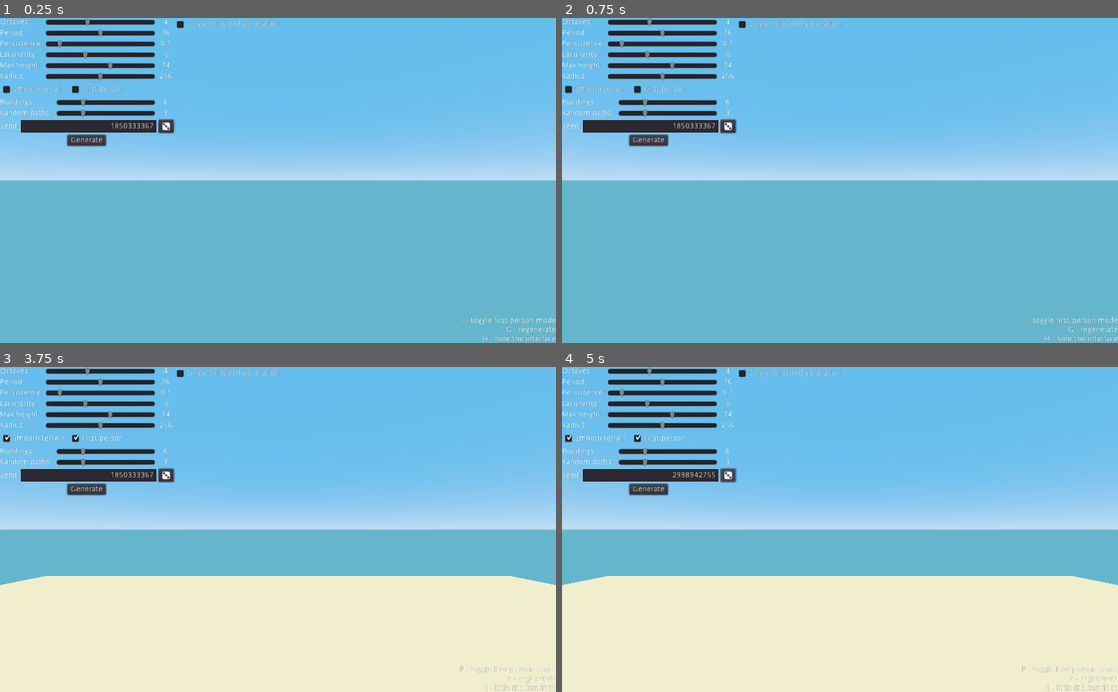
Above: before the commit, frames 1-4 (two rows, left to right).
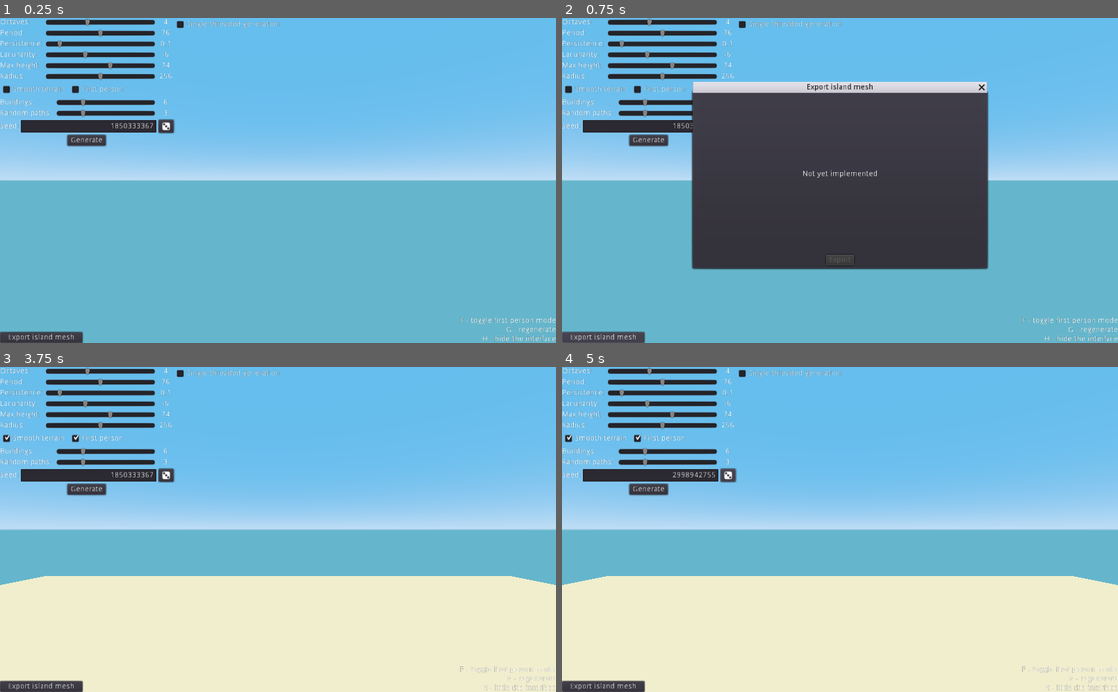
Above: after the commit, the same moments.

Repository: dewolen/PJ21-Island-generator
Game: Godot game, scene res://scenes/Main.tscn
Same seed, same stepped clock (60 frames per second), same inputs: the game is played once before the commit and once after it.
Inputs (mouse positions are in pixels of both pictures, inside the frame that each line leads up to):
- Up to frame 1 (0.25 s): no input
- Up to frame 2 (0.75 s): click (600, 336) at 0.5 s, where only the run after the commit has a clickable "Export island mesh"
- Up to frame 3 (3.75 s): click "Single threaded generation" at 1.25 s; click "Single threaded generation" at 2 s; click "Smooth terrain" at 2.75 s; click "First person" at 3.5 s
- Up to frame 4 (5 s): click (728, 474) at 4.25 s

The runs differ from the first frame. In frame 1, 0.5% of the frame differs, in the area x 0-15%, y 96-100%; in frame 2, 31%, in the area x 0-77%, y 19-100%; in frame 3, 0.5%; in frame 4, 0.6%.

Commit message:
Add mesh export popup and fix seed edit focus

Diff:
--- a/godot/scenes/GenerationProgress.tscn
+++ b/godot/scenes/GenerationProgress.tscn
@@ -22,9 +22,6 @@
 margin_right = 128.0
 margin_bottom = -64.0
 mouse_filter = 2
-__meta__ = {
-"_edit_use_anchors_": false
-}
 
 [node name="VBC" type="VBoxContainer" parent="PanelContainer"]
 margin_left = 7.0
--- /dev/null
+++ b/godot/scenes/IslandExporter.tscn
@@ -0,0 +1,42 @@
+[gd_scene load_steps=2 format=2]
+
+[ext_resource path="res://scripts/island_exporter.gd" type="Script" id=1]
+
+[node name="IslandExporter" type="WindowDialog"]
+visible = true
+anchor_left = 0.5
+anchor_top = 0.5
+anchor_right = 0.5
+anchor_bottom = 0.5
+margin_left = -271.0
+margin_top = -162.0
+margin_right = 271.0
+margin_bottom = 162.0
+window_title = "Export island mesh"
+script = ExtResource( 1 )
+
+[node name="VBC" type="VBoxContainer" parent="."]
+anchor_right = 1.0
+anchor_bottom = 1.0
+margin_left = 5.0
+margin_top = 5.0
+margin_right = -5.0
+margin_bottom = -5.0
+
+[node name="Label" type="Label" parent="VBC"]
+margin_top = 138.0
+margin_right = 532.0
+margin_bottom = 152.0
+size_flags_vertical = 6
+text = "Not yet implemented"
+align = 1
+
+[node name="ExportButton" type="Button" parent="VBC"]
+margin_left = 240.0
+margin_top = 294.0
+margin_right = 292.0
+margin_bottom = 314.0
+size_flags_horizontal = 6
+size_flags_vertical = 8
+disabled = true
+text = "Export"
--- a/godot/scenes/Main.tscn
+++ b/godot/scenes/Main.tscn
@@ -68,3 +68,5 @@
 disabled = true
 
 [connection signal="generation_finished" from="GenerationProgress" to="." method="_on_GenerationProgress_generation_finished" flags=3]
+[connection signal="mouse_captured" from="OrbitingCamera" to="SlidersContainer" method="_on_camera_mouse_captured"]
+[connection signal="mouse_captured" from="Player" to="SlidersContainer" method="_on_camera_mouse_captured"]
--- a/godot/scenes/ParametersInterface.tscn
+++ b/godot/scenes/ParametersInterface.tscn
@@ -1,7 +1,8 @@
-[gd_scene load_steps=3 format=2]
+[gd_scene load_steps=4 format=2]
 
 [ext_resource path="res://scripts/parameters_interface.gd" type="Script" id=1]
 [ext_resource path="res://icons/RandomNumberGenerator.svg" type="Texture" id=2]
+[ext_resource path="res://scenes/IslandExporter.tscn" type="PackedScene" id=3]
 
 [node name="ParametersInterface" type="Control"]
 anchor_right = 1.0
@@ -324,6 +325,7 @@
 margin_right = 288.0
 margin_bottom = 24.0
 hint_tooltip = "An integer number between 0 and 4,294,967,295"
+focus_mode = 1
 size_flags_horizontal = 3
 align = 2
 placeholder_text = "32-bit unsigned integer"
@@ -333,6 +335,7 @@
 margin_right = 320.0
 margin_bottom = 24.0
 hint_tooltip = "Randomize the seed"
+focus_mode = 0
 icon = ExtResource( 2 )
 
 [node name="HBC7" type="HBoxContainer" parent="SlidersContainer"]
@@ -370,11 +373,26 @@
 valign = 2
 
 [node name="ClickBlocker" type="Control" parent="."]
+visible = false
 margin_right = 522.0
 margin_bottom = 241.0
 __meta__ = {
 "_edit_use_anchors_": false
 }
+
+[node name="ExportMeshButton" type="Button" parent="."]
+anchor_top = 1.0
+anchor_bottom = 1.0
+margin_top = -20.0
+margin_right = 152.0
+focus_mode = 0
+text = "Export island mesh"
+
+[node name="IslandExporter" parent="ExportMeshButton" instance=ExtResource( 3 )]
+margin_left = 183.0
+margin_top = -445.0
+margin_right = 725.0
+margin_bottom = -121.0
 
 [connection signal="toggled" from="SlidersContainer/HBC8/SmoothTerrainCB" to="." method="_on_SmoothTerrainCB_toggled"]
 [connection signal="toggled" from="SlidersContainer/HBC8/FirstPersonCB" to="." method="_on_FirstPersonCB_toggled"]
@@ -382,3 +400,4 @@
 [connection signal="pressed" from="SlidersContainer/HBC11/RandomizeSeedButton" to="." method="_on_RandomizeSeedButton_pressed"]
 [connection signal="pressed" from="SlidersContainer/HBC7/GenerateButton" to="." method="_on_GenerateButton_pressed"]
 [connection signal="toggled" from="SingleThreadCB" to="." method="_on_SingleThreadCB_toggled"]
+[connection signal="pressed" from="ExportMeshButton" to="." method="_on_ExportMeshButton_pressed"]
--- a/godot/scripts/camera.gd
+++ b/godot/scripts/camera.gd
@@ -2,6 +2,7 @@
 
 
 signal camera_moved(new_pos)
+signal mouse_captured
 
 export var camera_distance := 0.0 setget _set_camera_distance
 export var freecam := false setget _set_freecam
@@ -88,6 +89,7 @@
 			BUTTON_LEFT:
 				if event.pressed:
 					Input.set_mouse_mode(Input.MOUSE_MODE_CAPTURED)
+					emit_signal("mouse_captured")
 				else: # BUTTON_LEFT released
 					Input.set_mouse_mode(Input.MOUSE_MODE_VISIBLE)
 			BUTTON_WHEEL_UP:
--- /dev/null
+++ b/godot/scripts/island_exporter.gd
@@ -0,0 +1 @@
+extends WindowDialog
--- a/godot/scripts/parameters_interface.gd
+++ b/godot/scripts/parameters_interface.gd
@@ -99,3 +99,14 @@
 	if seed_line_edit.has_focus():
 		return
 	seed_line_edit.text = str(new_seed)
+
+
+func _on_camera_mouse_captured() -> void:
+	var focus_owner := get_focus_owner()
+	if focus_owner:
+		focus_owner.release_focus()
+
+
+func _on_ExportMeshButton_pressed() -> void:
+	var exporter_window := $ExportMeshButton/IslandExporter
+	exporter_window.popup_centered()
--- a/godot/scripts/player_controller.gd
+++ b/godot/scripts/player_controller.gd
@@ -1,5 +1,7 @@
 extends PhysicsAgent
 
+
+signal mouse_captured
 
 var movement_speed := 4.0
 var jump_velocity := 5.0
@@ -82,6 +84,7 @@
 
 	elif event is InputEventMouseButton:
 		if event.button_index == BUTTON_LEFT:
+			emit_signal("mouse_captured")
 			Input.set_mouse_mode(Input.MOUSE_MODE_CAPTURED)
 
 
